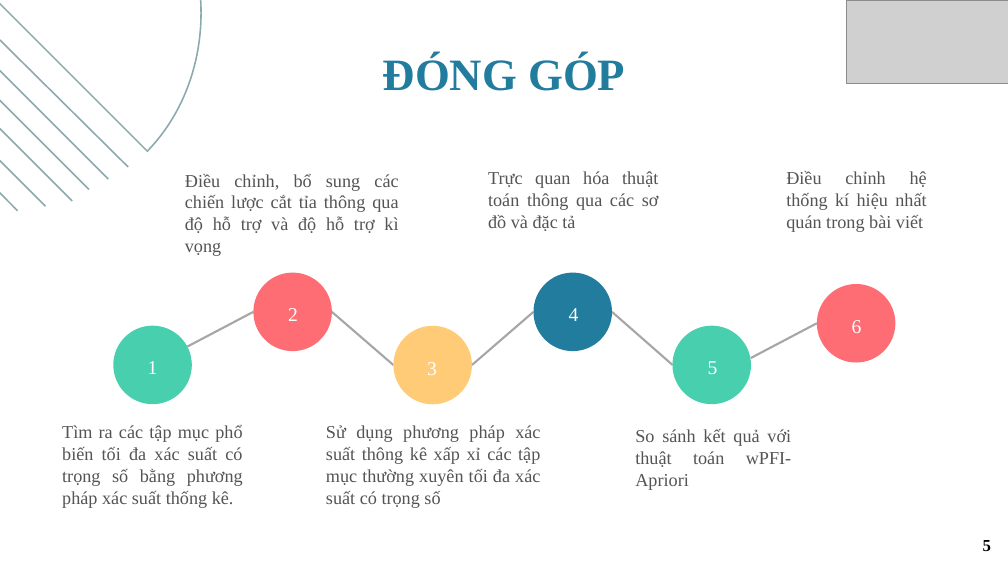
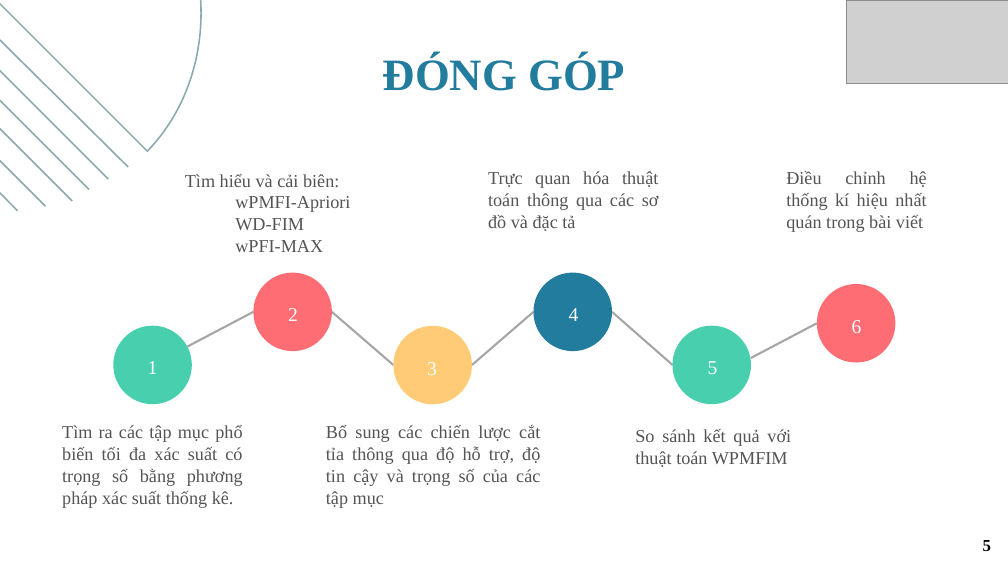
Before and after one commit to AceGnuh/khoa-luan, a slide deck: slide 5 of report/CD.8_NguyenChiThien_52000052.pptx. Drawn at 1008x567 pixels with LibreOffice and Linux fonts; fonts in the diff are those of the drawing; grey boxes stand for pictures. Boxes give left, top, right and bottom in pixels: in the first picture for what was removed or moved away, otherwise in the second. Text is boxed around its words. In the diff, an @@ line names an element or a change of style, - is before the commit and + after.

Commit message:
add slide:

```diff
--- a/report/CD.8_NguyenChiThien_52000052.pptx
+++ b/report/CD.8_NguyenChiThien_52000052.pptx
@@ text at (185,174,350,252): text changed @@
-Điều chỉnh, bổ sung các chiến lược cắt tỉa thông qua độ hỗ trợ và độ hỗ trợ kì vọng
+Tìm hiểu và cải biên:
+wPMFI-Apriori
+WD-FIM
+wPFI-MAX
@@ text at (326,425,540,508): text changed @@
-Sử dụng phương pháp xác suất thông kê xấp xỉ các tập mục thường xuyên tối đa xác suất có trọng số
+Bổ sung các chiến lược cắt tỉa thông qua độ hỗ trợ, độ tin cậy và trọng số của các tập mục
@@ text at (635,429,791,467): text changed @@
-So sánh kết quả với thuật toán wPFI-Apriori
+So sánh kết quả với thuật toán WPMFIM
```
Also in this commit, not shown: 6 other slides changed, 4 slides added, 15 slides removed.
